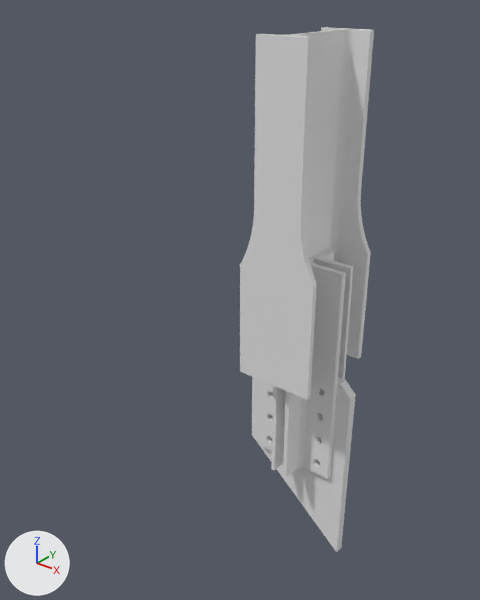
The Blender file content/tension/T20/models/brace-1.blend, before and after one commit.
One viewpoint serves both versions: a 50 mm camera at (799.0, -1256.0, 979.0) aimed at (-162.0, -55.0, 234.0). The lights are fixed; the arrows at lower left show +X, +Y and +Z.

In view in the first picture: 'Gusset', 'L-Type-1', 'L-Type-1.001', 'L-Type-2', 'Web-Plate', 'Wide-Flange'.
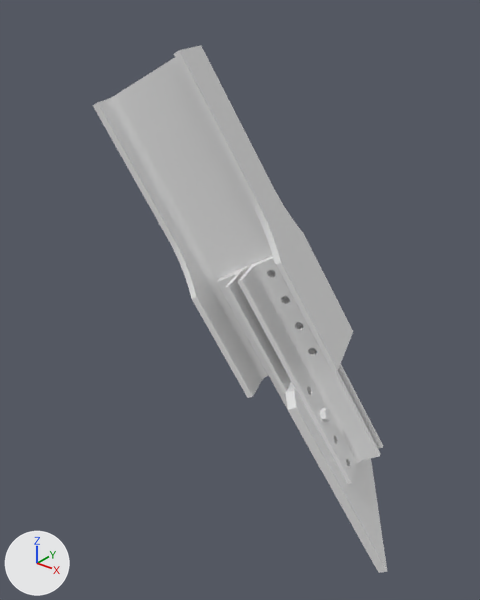
The change, as JSON lines over the scene's bpy script:
```json
{"op": "add", "block": "me_bolt", "code": ["me_bolt = bpy.data.meshes.new('Bolt')", "me_bolt.from_pydata(...)  # 3405 vertices, 3420 faces; spans x -17.3..17.3, y -15.0..15.0, z 0.0..65.9"]}
{"op": "set", "path": "ob_wide_flange.location", "old": "(-2.0, 2.0, 77.0)", "new": "(0.0, -3.0, 79.0)"}
{"op": "set", "path": "ob_wide_flange.rotation_euler", "old": "(0.0, 0.0, 0.0)", "new": "(0.516, 0.0, -1.228)", "note": "degrees (0, 0, 0) -> degrees (30, 0, -70)"}
{"op": "set", "path": "ob_l_type_1.location", "old": "(10.0, 15.0, 371.0)", "new": "(-122.0, -60.0, 341.0)"}
{"op": "set", "path": "ob_l_type_1.rotation_euler", "old": "(3.138, 0.000132, 1.575)", "new": "(3.135, -0.516, 0.348)", "note": "degrees (180, 0, 90) -> degrees (180, -30, 20)"}
{"op": "set", "path": "ob_web_plate.rotation_euler", "old": "(0.0, 0.0, 0.0)", "new": "(0.516, 0.0, -1.228)", "note": "degrees (0, 0, 0) -> degrees (30, 0, -70)"}
{"op": "set", "path": "ob_l_type_1_001.location", "old": "(-16.0, -11.0, 372.0)", "new": "(-152.0, -43.0, 329.0)"}
{"op": "set", "path": "ob_l_type_1_001.rotation_euler", "old": "(3.143, 0.000178, 4.704)", "new": "(3.138, 0.516, 3.474)", "note": "degrees (180, 0, 270) -> degrees (180, 30, 199)"}
{"op": "set", "path": "ob_l_type_2.location", "old": "(11.0, -10.0, -225.0)", "new": "(135.0, 31.0, -190.0)"}
{"op": "set", "path": "ob_l_type_2.rotation_euler", "old": "(0.0, 0.0, -1.571)", "new": "(0.0000418, 0.516, -2.799)", "note": "degrees (0, 0, -90) -> degrees (0, 30, -160)"}
{"op": "set", "path": "ob_l_type_2_001.location", "old": "(-15.0, 16.0, -225.0)", "new": "(147.0, 62.0, -177.0)"}
{"op": "set", "path": "ob_l_type_2_001.rotation_euler", "old": "(0.0, 0.0, 1.572)", "new": "(-0.000436, -0.516, 0.344)", "note": "degrees (0, 0, 90) -> degrees (0, -30, 20)"}
{"op": "set", "path": "ob_gusset.location", "old": "(-2.0, 17.0, 71.0)", "new": "(15.0, 1.0, 81.0)"}
{"op": "set", "path": "ob_gusset.rotation_euler", "old": "(-0.00388, -3.144, 1.557)", "new": "(-0.0117, -3.66, 0.327)", "note": "degrees (-0.2, -180, 89) -> degrees (-0.7, -210, 19)"}
{"op": "add", "block": "ob_bolt", "code": ["ob_bolt = bpy.data.objects.new('Bolt', me_bolt)", "ob_bolt.location = (58.0, -65.0, -34.0)", "ob_bolt.rotation_euler = (-1.083, 0.0, -1.228)  # degrees (-62, 0, -70)"]}
```

Boxes (x1, y1, x2, y2) around the edits, measured in the pictures (480 x 600 px):
```json
{"object": "Wide-Flange", "change": "moved, turned", "before": [240, 27, 374, 400], "after": [93, 45, 353, 398]}
{"object": "L-Type-1", "change": "moved, turned", "before": [314, 249, 353, 380], "after": [238, 257, 381, 484]}
{"object": "L-Type-2", "change": "moved, turned", "before": [283, 263, 346, 479], "after": [217, 270, 321, 470]}
{"object": "Gusset", "change": "moved, turned", "before": [252, 377, 356, 552], "after": [286, 382, 387, 573]}
{"object": "L-Type-1.001", "change": "moved, turned", "before": [260, 381, 286, 471], "on screen": "not visible afterwards"}
{"object": "L-Type-2.001", "change": "moved, turned", "after": [273, 270, 383, 449], "on screen": "not visible before"}
{"object": "Web-Plate", "change": "turned", "before": [309, 249, 330, 263], "after": [218, 256, 317, 353]}
{"object": "Bolt", "change": "added", "after": [320, 408, 331, 422]}
```
